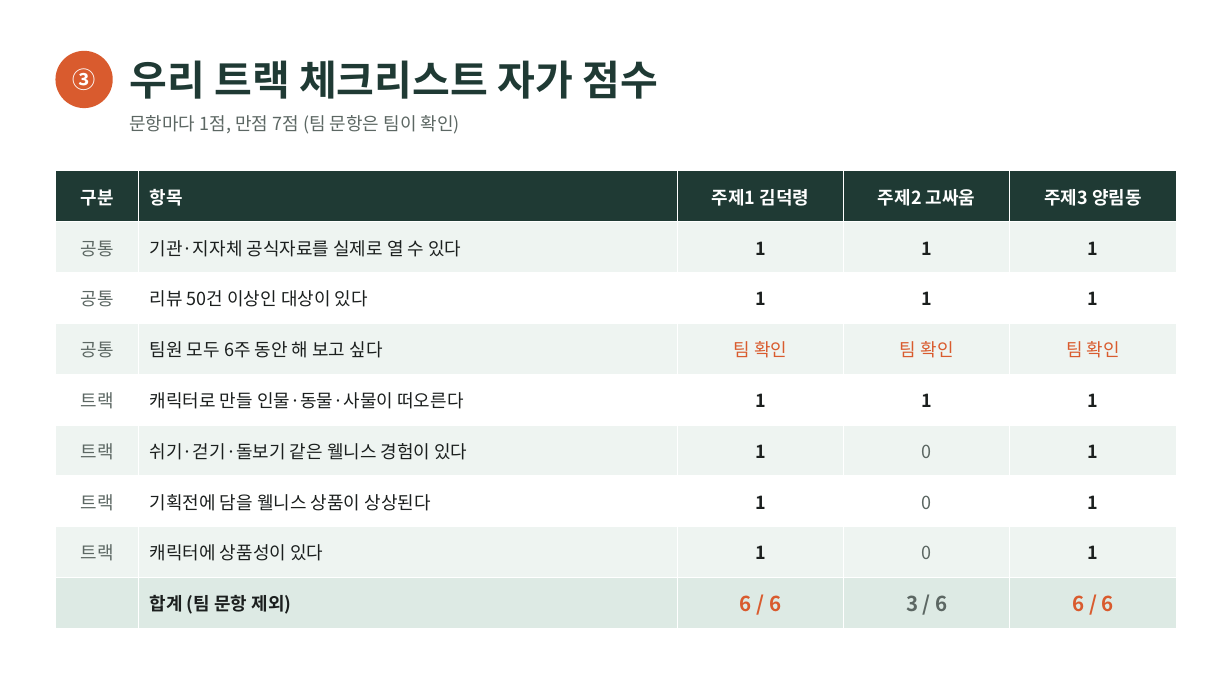
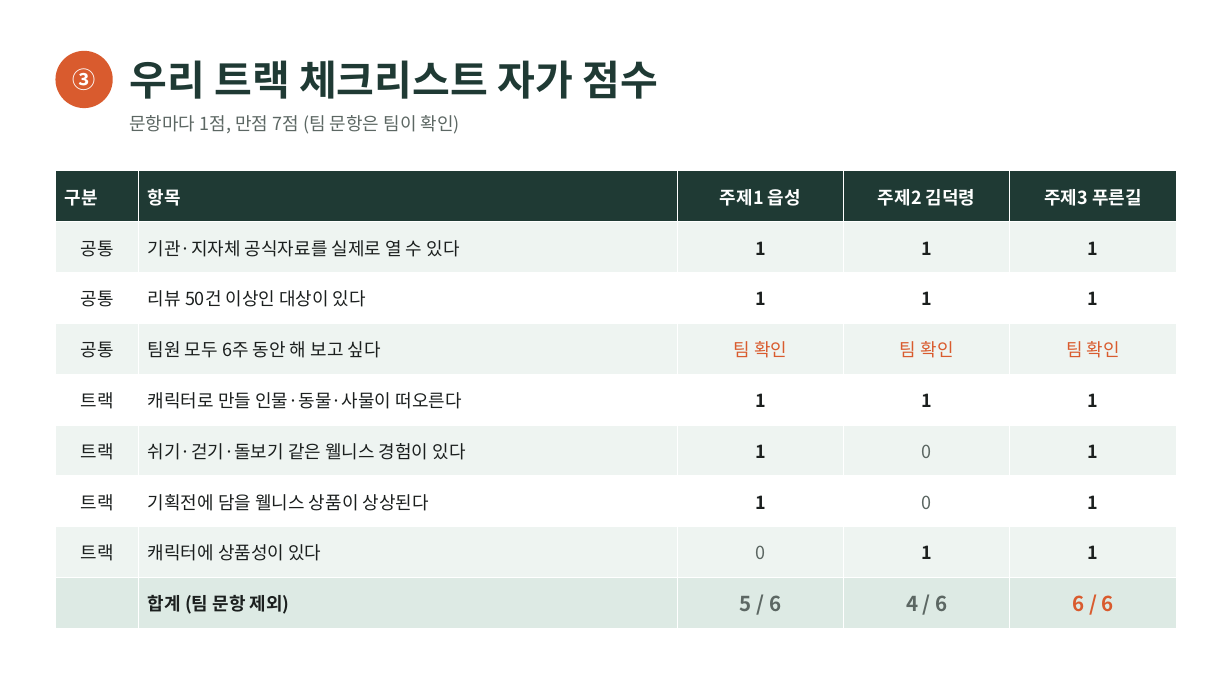
Before and after one commit to jmniik/jiminstorage, a slide deck: slide 6 of topic-idea/topic-idea.pptx (slide 5 before the commit). Drawn at 1232x693 pixels with LibreOffice and Linux fonts; fonts in the diff are those of the drawing. Boxes give left, top, right and bottom in pixels: in the first picture for what was removed or moved away, otherwise in the second. Text is boxed around its words. In the diff, an @@ line names an element or a change of style, - is before the commit and + after.

```diff
--- a/topic-idea/topic-idea.pptx
+++ b/topic-idea/topic-idea.pptx
@@ table at bbox=[55, 171, 1177, 628] @@
-row 1: 구분 | 항목 | 주제1 김덕령 | 주제2 고싸움 | 주제3 양림동
+row 1: 구분 | 항목 | 주제1 읍성 | 주제2 김덕령 | 주제3 푸른길
-row 8, column 3: 1
+row 8, column 3: 0
-row 8, column 4: 0
+row 8, column 4: 1
-row 9, column 3: 6 / 6
+row 9, column 3: 5 / 6
-row 9, column 4: 3 / 6
+row 9, column 4: 4 / 6
@@ text colour #5C6763 to #1B1F1E in "공통", "공통", "공통", "트랙" and 3 more places @@
@@ alignment centre to left @@
```
Also in this commit, not shown: 4 other slides changed, 3 slides added, 2 slides removed.
